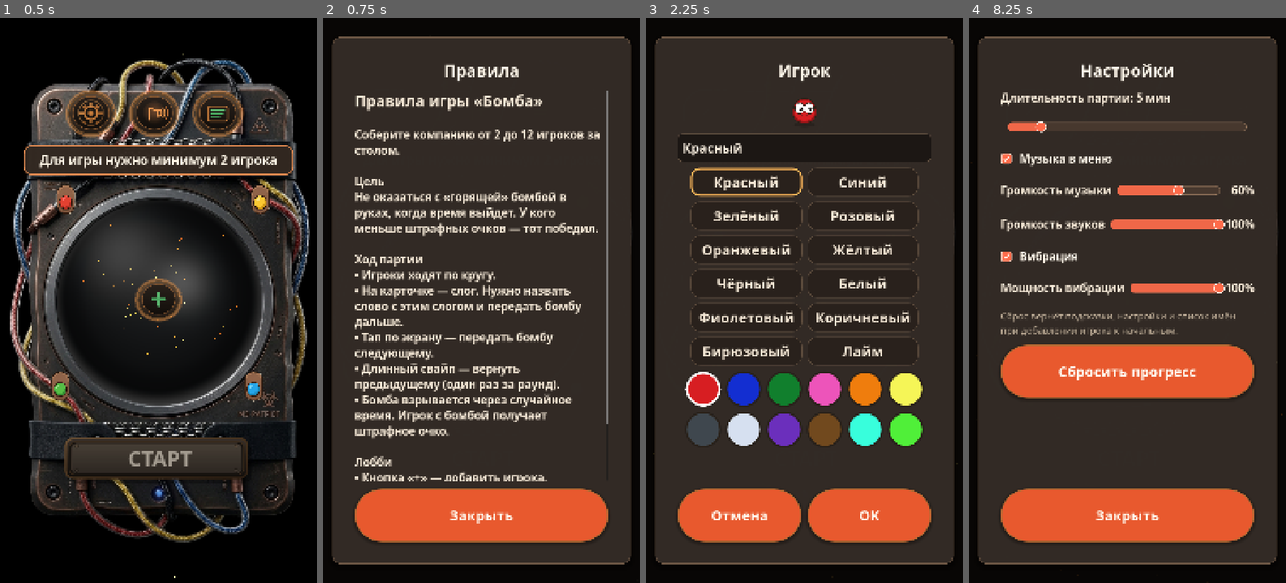
Above: before the commit, frames 1-4 (left to right).
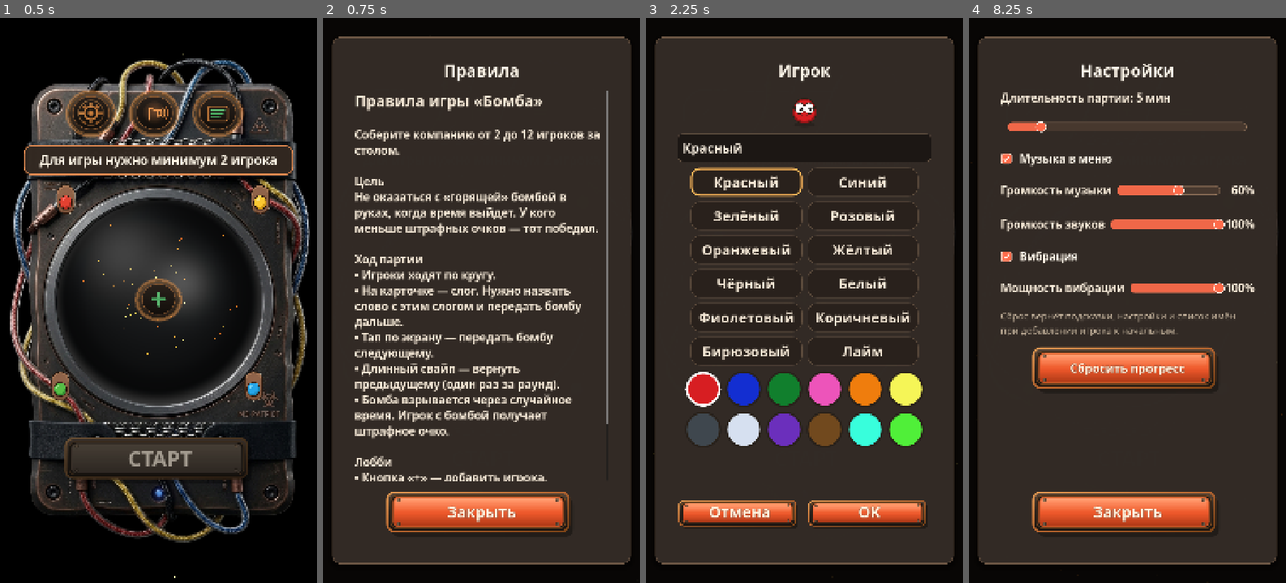
Above: after the commit, the same moments.

Repository: GGamezebo/GodBomb
Game: Godot game, scene res://main.tscn
Two runs of this game, one before a commit and one after it. Both use one fixed random seed, a clock stepped at 60 frames per second and the inputs below.
Inputs (mouse positions are in pixels of both pictures, inside the frame that each line leads up to):
- Up to frame 1 (0.5 s): no input
- Up to frame 2 (0.75 s): click (541, 114) at 0.5 s
- Up to frame 3 (2.25 s): click "Закрыть" at 1.25 s; click (804, 300) at 2 s
- Up to frame 4 (8.25 s): click "Отмена" at 2.75 s; click (1187, 114) at 3.5 s; click (1127, 300) at 4.25 s; click "Закрыть" at 5 s; click (1187, 114) at 5.75 s; click (1127, 300) at 6.5 s; click "Закрыть" at 7.25 s; click (1060, 114) at 8 s

Frame 1 is identical in both runs. In frame 2, 6.6% of the frame differs, in the area x 10-90%, y 83-93%; in frame 3, 6.2%; in frame 4, 13%, in the area x 10-90%, y 57-93%.

Commit message:
new buttons

Diff:
--- a/src/contexts/menu_context/menu_context.tscn
+++ b/src/contexts/menu_context/menu_context.tscn
@@ -160,6 +160,7 @@
 ignore_texture_size = true
 stretch_mode = 5
 script = ExtResource("19")
+enable_pulse = true
 
 [node name="StartLabel" type="Label" parent="Bomb/BackgroundBomb/ScaledContent/StartButton" unique_id=129669063]
 layout_mode = 1
--- a/src/features/menu/exit_confirm_dialog.gd
+++ b/src/features/menu/exit_confirm_dialog.gd
@@ -7,8 +7,8 @@
 const PANEL_SIDE_MARGIN := 32.0
 
 @export var message_label: Label
-@export var cancel_button: Button
-@export var confirm_button: Button
+@export var cancel_button: StartActionButton
+@export var confirm_button: StartActionButton
 
 var _panel: PanelContainer
 
--- a/src/features/menu/exit_confirm_dialog.tscn
+++ b/src/features/menu/exit_confirm_dialog.tscn
@@ -1,6 +1,7 @@
-[gd_scene load_steps=2 format=3 uid="uid://exit_confirm_dialog_godbomb"]
+[gd_scene load_steps=3 format=3 uid="uid://exit_confirm_dialog_godbomb"]
 
 [ext_resource type="Script" path="res://src/features/menu/exit_confirm_dialog.gd" id="1"]
+[ext_resource type="PackedScene" path="res://src/features/menu/pill_action_button.tscn" id="2"]
 
 [node name="ExitConfirmDialog" type="Control" node_paths=PackedStringArray("message_label", "cancel_button", "confirm_button")]
 layout_mode = 3
@@ -62,16 +63,10 @@
 theme_override_constants/separation = 20
 alignment = 1
 
-[node name="CancelButton" type="Button" parent="Panel/Margin/VBox/Buttons"]
-custom_minimum_size = Vector2(0, 180)
+[node name="CancelButton" parent="Panel/Margin/VBox/Buttons" instance=ExtResource("2")]
 layout_mode = 2
-size_flags_horizontal = 3
-theme_type_variation = &"ModalButton"
-text = "Отмена"
+action_text = "Отмена"
 
-[node name="ConfirmButton" type="Button" parent="Panel/Margin/VBox/Buttons"]
-custom_minimum_size = Vector2(0, 180)
+[node name="ConfirmButton" parent="Panel/Margin/VBox/Buttons" instance=ExtResource("2")]
 layout_mode = 2
-size_flags_horizontal = 3
-theme_type_variation = &"ModalButton"
-text = "Да"
+action_text = "Да"
--- /dev/null
+++ b/src/features/menu/pill_action_button.tscn
@@ -0,0 +1,22 @@
+[gd_scene load_steps=4 format=3 uid="uid://pill_action_button_godbomb"]
+
+[ext_resource type="Texture2D" uid="uid://b27y0jjb7mmmy" path="res://assets/party_kitchen/buttons/start_active.svg" id="1"]
+[ext_resource type="Texture2D" uid="uid://cjgo8et40dwnd" path="res://assets/party_kitchen/buttons/start_inactive.svg" id="2"]
+[ext_resource type="Script" uid="uid://ctfwqdpnffwoc" path="res://src/features/menu/start_action_button.gd" id="3"]
+
+[node name="PillActionButton" type="TextureButton"]
+custom_minimum_size = Vector2(0, 180)
+size_flags_horizontal = 3
+texture_normal = ExtResource("1")
+texture_disabled = ExtResource("2")
+ignore_texture_size = true
+stretch_mode = 5
+script = ExtResource("3")
+
+[node name="ActionLabel" type="Label" parent="."]
+layout_mode = 0
+theme_type_variation = &"Hero"
+theme_override_font_sizes/font_size = 52
+text = "OK"
+horizontal_alignment = 1
+vertical_alignment = 1
--- a/src/features/menu/rules_window.gd
+++ b/src/features/menu/rules_window.gd
@@ -21,7 +21,7 @@
 • Удержание 1,5 секунды — изменить имя и цвет слайма."""
 
 @export var rules_text: RichTextLabel
-@export var close_button: Button
+@export var close_button: StartActionButton
 
 
 func _ready() -> void:
--- a/src/features/menu/rules_window.tscn
+++ b/src/features/menu/rules_window.tscn
@@ -1,6 +1,7 @@
-[gd_scene load_steps=2 format=3 uid="uid://rules_window_godbomb"]
+[gd_scene load_steps=3 format=3 uid="uid://rules_window_godbomb"]
 
 [ext_resource type="Script" path="res://src/features/menu/rules_window.gd" id="1"]
+[ext_resource type="PackedScene" path="res://src/features/menu/pill_action_button.tscn" id="2"]
 
 [node name="RulesWindow" type="Control" node_paths=PackedStringArray("rules_text", "close_button")]
 layout_mode = 3
@@ -65,8 +66,6 @@
 fit_content = true
 scroll_active = false
 
-[node name="CloseButton" type="Button" parent="Panel/Margin/VBox"]
-custom_minimum_size = Vector2(0, 180)
+[node name="CloseButton" parent="Panel/Margin/VBox" instance=ExtResource("2")]
 layout_mode = 2
-theme_type_variation = &"ModalButton"
-text = "Закрыть"
+action_text = "Закрыть"
--- a/src/features/menu/settings_window.gd
+++ b/src/features/menu/settings_window.gd
@@ -15,8 +15,8 @@
 @export var haptics_check: CheckBox
 @export var haptics_slider: HSlider
 @export var haptics_value_label: Label
-@export var reset_button: Button
-@export var close_button: Button
+@export var reset_button: StartActionButton
+@export var close_button: StartActionButton
 
 const SLIDER_GRABBER_INSET := 26.0
 
--- a/src/features/menu/settings_window.tscn
+++ b/src/features/menu/settings_window.tscn
@@ -1,6 +1,7 @@
-[gd_scene load_steps=2 format=3 uid="uid://settings_window_godbomb"]
+[gd_scene load_steps=3 format=3 uid="uid://settings_window_godbomb"]
 
 [ext_resource type="Script" path="res://src/features/menu/settings_window.gd" id="1"]
+[ext_resource type="PackedScene" path="res://src/features/menu/pill_action_button.tscn" id="2"]
 
 [node name="SettingsWindow" type="Control" node_paths=PackedStringArray("game_time_slider", "game_time_label", "music_check", "music_slider", "music_value_label", "sfx_slider", "sfx_value_label", "haptics_check", "haptics_slider", "haptics_value_label", "reset_button", "close_button")]
 layout_mode = 3
@@ -191,14 +192,13 @@
 text = "Сброс вернёт подсказки, настройки и список имён при добавлении игрока к начальным."
 autowrap_mode = 3
 
-[node name="ResetButton" type="Button" parent="Panel/Margin/VBox/Scroll/Content"]
-custom_minimum_size = Vector2(0, 180)
-layout_mode = 2
-theme_type_variation = &"ModalButton"
-text = "Сбросить прогресс"
-
-[node name="CloseButton" type="Button" parent="Panel/Margin/VBox"]
-custom_minimum_size = Vector2(0, 180)
-layout_mode = 2
-theme_type_variation = &"ModalButton"
-text = "Закрыть"
+[node name="ResetButton" parent="Panel/Margin/VBox/Scroll/Content" instance=ExtResource("2")]
+layout_mode = 2
+action_text = "Сбросить прогресс"
+
+[node name="ActionLabel" parent="Panel/Margin/VBox/Scroll/Content/ResetButton" index="0"]
+theme_override_font_sizes/font_size = 40
+
+[node name="CloseButton" parent="Panel/Margin/VBox" instance=ExtResource("2")]
+layout_mode = 2
+action_text = "Закрыть"
--- a/src/features/menu/start_action_button.gd
+++ b/src/features/menu/start_action_button.gd
@@ -7,20 +7,61 @@
 const DISABLED_MODULATE := Color(0.78, 0.76, 0.74, 1.0)
 # Vertical center of the painted face in start_active.svg (viewBox height 120, face center y=52).
 const TEXT_PILL_CENTER_Y_RATIO := 52.0 / 120.0
+const MODAL_FONT_SIZE := 52
+
+var _action_text: String = ""
+
+@export var enable_pulse: bool = false
+@export var action_text: String = "":
+	get:
+		return _action_text
+	set(value):
+		if _action_text == value:
+			return
+		_action_text = value
+		_apply_action_text()
 
 var _pulse_tween: Tween
 
 
+var text: String:
+	get:
+		return _action_text
+	set(value):
+		set_action_text(value)
+
+
 func _ready() -> void:
 	clip_contents = false
+	focus_mode = Control.FOCUS_NONE
 	resized.connect(_on_resized)
 	resized.connect(refresh_label_layout)
 	_on_resized()
+	_apply_action_text()
 	call_deferred("refresh_label_layout")
+	if not enable_pulse:
+		set_pulse_active(not disabled)
 
 
 func _on_resized() -> void:
 	pivot_offset = size * 0.5
+
+
+func set_action_text(value: String) -> void:
+	if _action_text == value:
+		return
+	_action_text = value
+	_apply_action_text()
+
+
+func _apply_action_text() -> void:
+	var label := _find_action_label()
+	if not label:
+		return
+	if action_text.is_empty():
+		return
+	label.text = action_text
+	call_deferred("refresh_label_layout")
 
 
 func refresh_label_layout() -> void:
@@ -49,6 +90,16 @@
 func set_pulse_active(active: bool) -> void:
 	_kill_pulse()
 	scale = Vector2.ONE
+	_apply_enabled_look(active)
+	if active and enable_pulse:
+		pivot_offset = size * 0.5
+		_pulse_tween = create_tween().set_loops()
+		_pulse_tween.tween_property(self, "scale", PULSE_SCALE, PULSE_HALF_PERIOD).set_trans(Tween.TRANS_SINE)
+		_pulse_tween.tween_property(self, "scale", Vector2.ONE, PULSE_HALF_PERIOD).set_trans(Tween.TRANS_SINE)
+	call_deferred("refresh_label_layout")
+
+
+func _apply_enabled_look(active: bool) -> void:
 	var label := _find_action_label()
 	if active:
 		modulate = ENABLED_MODULATE
@@ -56,21 +107,19 @@
 			label.add_theme_color_override("font_color", Color(1, 0.98, 0.94, 1))
 			label.add_theme_color_override("font_outline_color", Color(0.12, 0.06, 0.02, 0.85))
 			label.add_theme_constant_override("outline_size", 3)
-		pivot_offset = size * 0.5
-		_pulse_tween = create_tween().set_loops()
-		_pulse_tween.tween_property(self, "scale", PULSE_SCALE, PULSE_HALF_PERIOD).set_trans(Tween.TRANS_SINE)
-		_pulse_tween.tween_property(self, "scale", Vector2.ONE, PULSE_HALF_PERIOD).set_trans(Tween.TRANS_SINE)
 	else:
 		modulate = DISABLED_MODULATE
 		if label:
 			label.add_theme_color_override("font_color", Color(0.82, 0.8, 0.76, 1))
 			label.add_theme_color_override("font_outline_color", Color(0.1, 0.08, 0.06, 0.55))
 			label.add_theme_constant_override("outline_size", 2)
-	call_deferred("refresh_label_layout")
 
 
 func _find_action_label() -> Label:
-	var label := get_node_or_null("StartLabel") as Label
+	var label := get_node_or_null("ActionLabel") as Label
+	if label:
+		return label
+	label = get_node_or_null("StartLabel") as Label
 	if label:
 		return label
 	return get_node_or_null("DoneLabel") as Label
--- a/src/features/player_selection/edit_player_window.gd
+++ b/src/features/player_selection/edit_player_window.gd
@@ -18,9 +18,9 @@
 @export var name_edit: LineEdit
 @export var name_history_grid: GridContainer
 @export var slime_preview: TextureRect
-@export var ok_button: Button
-@export var apply_button: Button
-@export var cancel_button: Button
+@export var ok_button: StartActionButton
+@export var apply_button: StartActionButton
+@export var cancel_button: StartActionButton
 @export var colors_grid: GridContainer
 @export var preset_storage: PlayerPresetStorage
 @export var game_config: GameConfig
@@ -315,10 +315,13 @@
 func _sync_confirm_buttons() -> void:
 	var has_name := not _read_player_name().is_empty()
 	var color_taken := _is_preset_held(_selected_preset_id)
+	var can_confirm := has_name and not color_taken
 	if ok_button:
-		ok_button.disabled = not has_name or color_taken
+		ok_button.disabled = not can_confirm
+		ok_button.set_pulse_active(can_confirm)
 	if apply_button:
-		apply_button.disabled = not has_name or color_taken
+		apply_button.disabled = not can_confirm
+		apply_button.set_pulse_active(can_confirm)
 
 
 func _pick_default_history_name() -> String:
--- a/src/features/player_selection/edit_player_window.tscn
+++ b/src/features/player_selection/edit_player_window.tscn
@@ -1,6 +1,7 @@
 [gd_scene format=3 uid="uid://b56w3ott01iat"]
 
 [ext_resource type="Script" uid="uid://bt3a3dds2u7xr" path="res://src/features/player_selection/edit_player_window.gd" id="1"]
+[ext_resource type="PackedScene" path="res://src/features/menu/pill_action_button.tscn" id="2"]
 
 [node name="EditPlayerWindow" type="Control" unique_id=929046007 node_paths=PackedStringArray("name_edit", "name_history_grid", "slime_preview", "ok_button", "apply_button", "cancel_button", "colors_grid")]
 layout_mode = 3
@@ -107,23 +108,17 @@
 theme_override_constants/separation = 20
 alignment = 1
 
-[node name="CancelButton" type="Button" parent="Panel/Margin/VBox/Buttons" unique_id=422438833]
-custom_minimum_size = Vector2(0, 180)
+[node name="CancelButton" parent="Panel/Margin/VBox/Buttons" unique_id=422438833 instance=ExtResource("2")]
 layout_mode = 2
-size_flags_horizontal = 3
-theme_type_variation = &"ModalButton"
-text = "Отмена"
+action_text = "Отмена"
 
-[node name="ApplyButton" type="Button" parent="Panel/Margin/VBox/Buttons" unique_id=1125762236]
-custom_minimum_size = Vector2(0, 180)
+[node name="ApplyButton" parent="Panel/Margin/VBox/Buttons" unique_id=1125762236 instance=ExtResource("2")]
 layout_mode = 2
-size_flags_horizontal = 3
-theme_type_variation = &"ModalButton"
-text = "Применить"
+action_text = "Применить"
 
-[node name="OkButton" type="Button" parent="Panel/Margin/VBox/Buttons" unique_id=845437274]
-custom_minimum_size = Vector2(0, 180)
+[node name="ActionLabel" parent="Panel/Margin/VBox/Buttons/ApplyButton" index="0"]
+theme_override_font_sizes/font_size = 44
+
+[node name="OkButton" parent="Panel/Margin/VBox/Buttons" unique_id=845437274 instance=ExtResource("2")]
 layout_mode = 2
-size_flags_horizontal = 3
-theme_type_variation = &"ModalButton"
-text = "OK"
+action_text = "OK"
